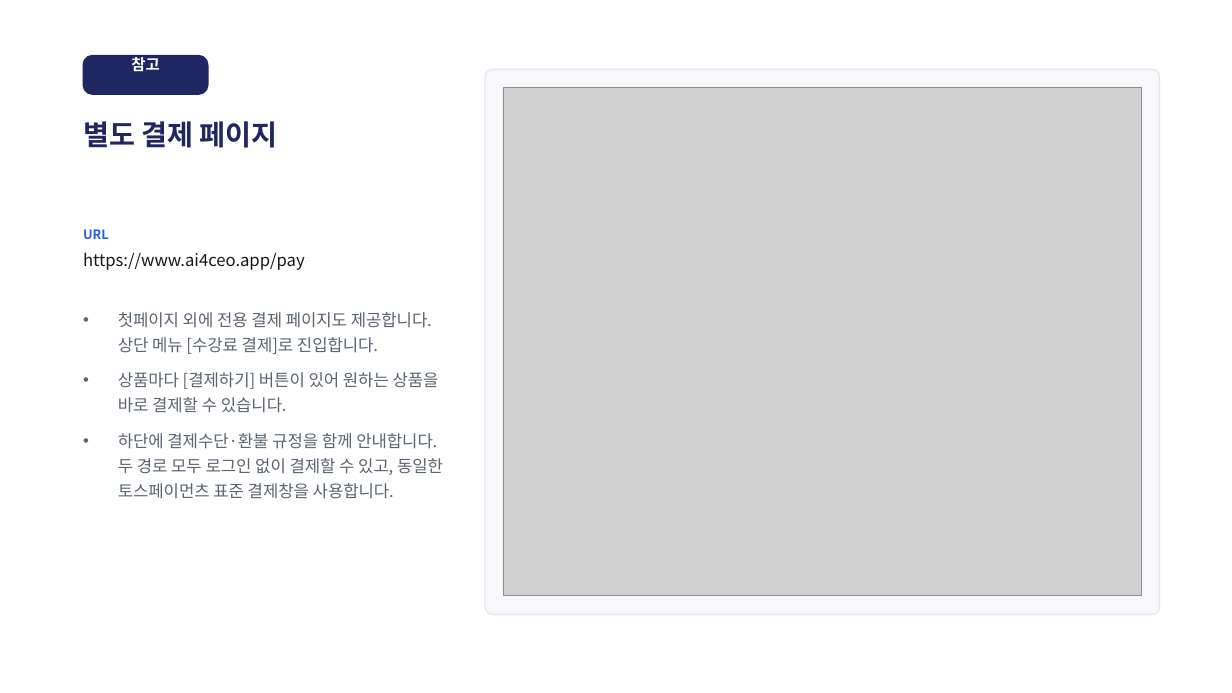
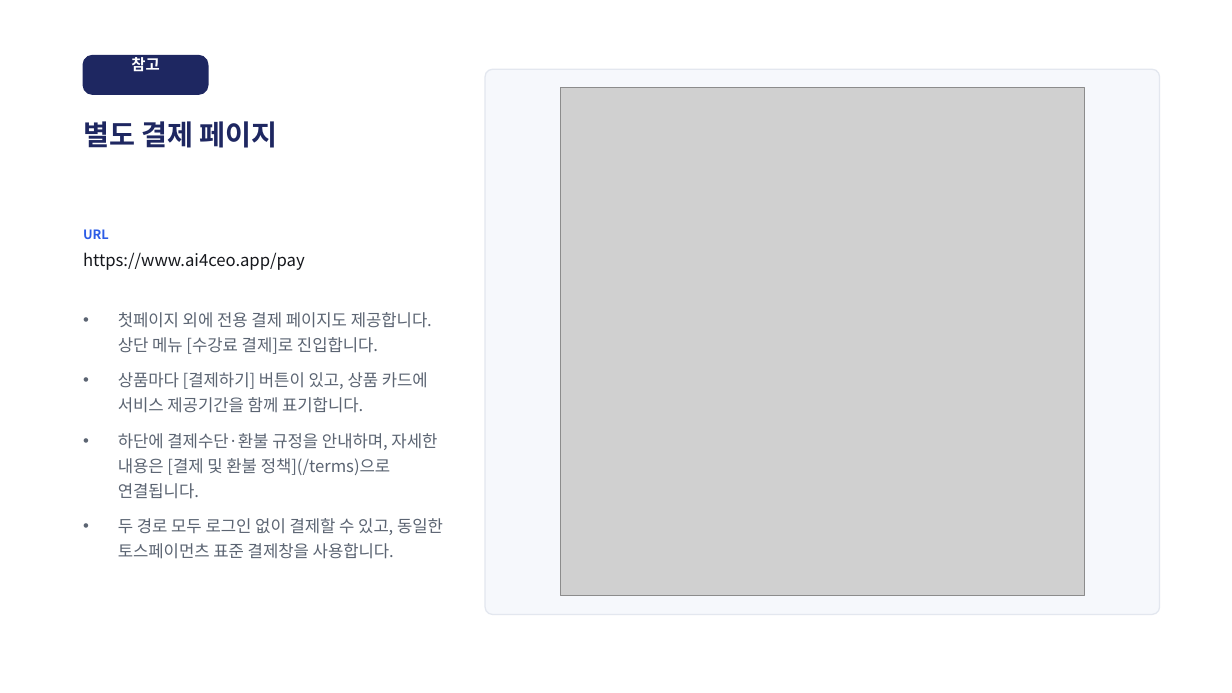
Before and after one commit to donchang07/ai4ceo-portal, a slide deck: slide 7 of docs/toss/AI4CEO_결제경로_ai4ceog1fz.pptx. Drawn at 1232x693 pixels with LibreOffice and Linux fonts; fonts in the diff are those of the drawing; grey boxes stand for pictures. Boxes give left, top, right and bottom in pixels: in the first picture for what was removed or moved away, otherwise in the second. Text is boxed around its words. In the diff, an @@ line names an element or a change of style, - is before the commit and + after.

```diff
--- a/docs/toss/AI4CEO_결제경로_ai4ceog1fz.pptx
+++ b/docs/toss/AI4CEO_결제경로_ai4ceog1fz.pptx
@@ picture: place and size @@
-picture at [504, 88, 1141, 596]
+picture at [560, 88, 1085, 596]
@@ text at [118, 372, 443, 559]: text changed @@
-• 상품마다 [결제하기] 버튼이 있어 원하는 상품을 바로 결제할 수 있습니다.
-• 하단에 결제수단·환불 규정을 함께 안내합니다. 두 경로 모두 로그인 없이 결제할 수 있고, 동일한 토스페이먼츠 표준 결제창을 사용합니다.
+• 상품마다 [결제하기] 버튼이 있고, 상품 카드에 서비스 제공기간을 함께 표기합니다.
+• 하단에 결제수단·환불 규정을 안내하며, 자세한 내용은 [결제 및 환불 정책](/terms)으로 연결됩니다.
+• 두 경로 모두 로그인 없이 결제할 수 있고, 동일한 토스페이먼츠 표준 결제창을 사용합니다.
```
Also in this commit, not shown: 4 other slides changed, 1 slide added, 42 other files.
